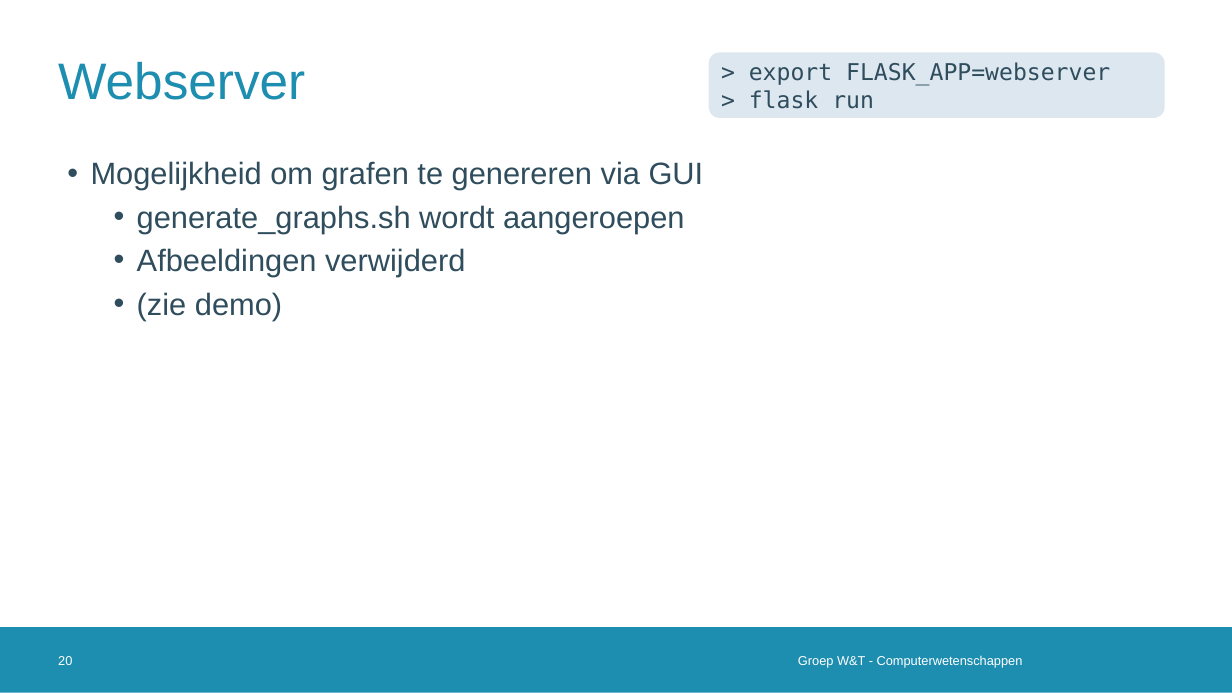
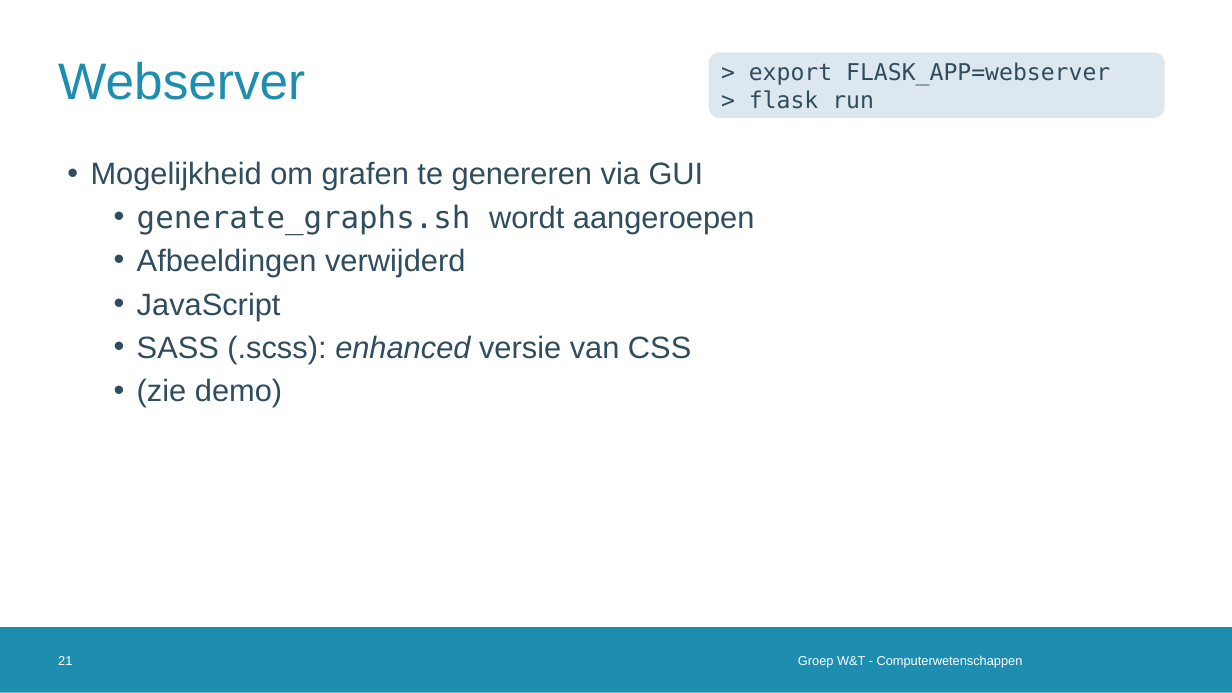
Before and after one commit to vanschependom/KULAK_IW-shed-of-graphs, a slide deck: slide 21 of defense.pptx (slide 20 before the commit). Drawn at 1232x693 pixels with LibreOffice and Linux fonts; fonts in the diff are those of the drawing; background and template pictures are left out. Boxes give left, top, right and bottom in pixels: in the first picture for what was removed or moved away, otherwise in the second. Text is boxed around its words. In the diff, an @@ line names an element or a change of style, - is before the commit and + after.

```diff
--- a/defense.pptx
+++ b/defense.pptx
@@ text at [137,204,755,235]: font Arial to DejaVu Sans Mono in "generate_graphs.sh" @@
@@ text at [137,292,691,364]: paragraphs added @@
+  • JavaScript
+  • SASS (.scss): enhanced versie van CSS
@@ page number at [58,656,72,665]: text changed @@
-20
+21
```
Also in this commit, not shown: 1 other slide changed, 1 slide added, 3 other files.
